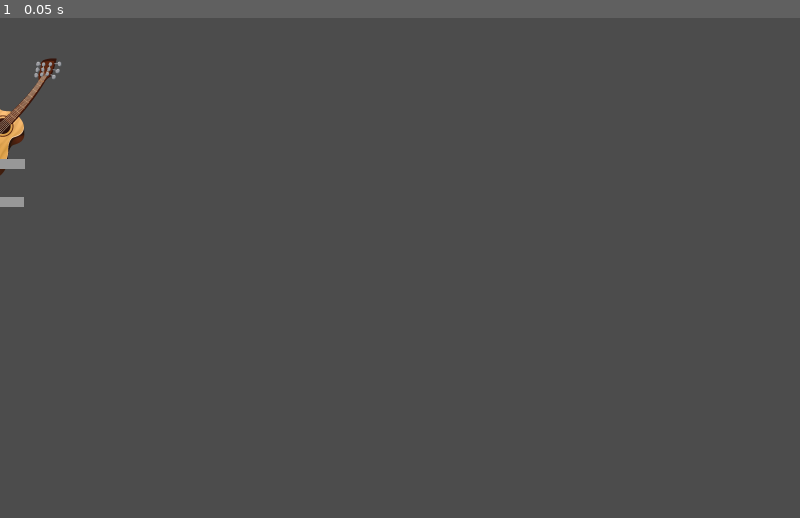
Above: before the commit, frame 1.
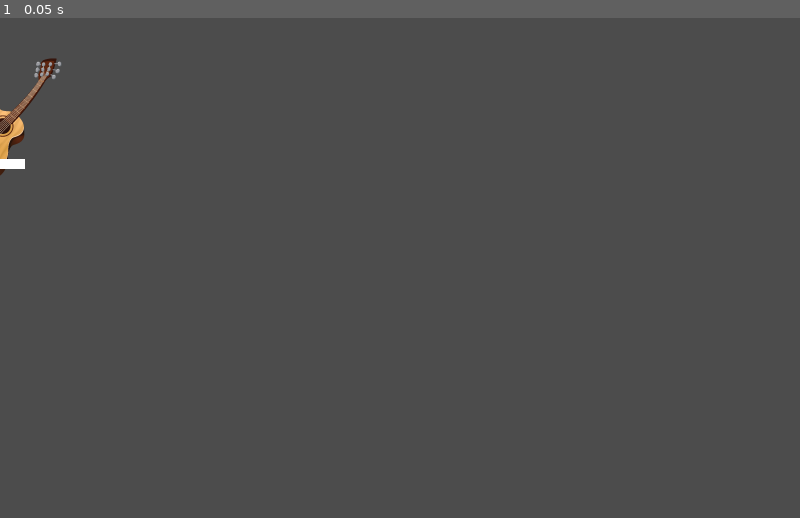
Above: after the commit, the same moment.

Repository: paralinguist/Chestral
Game: Godot game, scene res://Musician.tscn
Same seed, same stepped clock (60 frames per second), same inputs: the game is played once before the commit and once after it. This scene is started directly instead of the project's main scene.
Inputs:
- Up to frame 1 (0.05 s): no input

The runs differ from the first frame. In frame 1, 0.1% of the frame differs, in the area x 0-4%, y 28-38%.

Commit message:
Minor mods to timers + progress bars for musos

Diff:
--- a/ChestralServer.gd
+++ b/ChestralServer.gd
@@ -135,7 +135,7 @@
             clients[get_adjacent(id)].apply_int(inter_value)
         elif incoming.begins_with('sooth|'):
             var soothe_value = int(incoming.right(6))
-            clients[get_adjacent(id)].apply_soothe(soothe_value)
+            clients[get_adjacent(id)].apply_soothe(soothe_value, false)
         elif incoming.begins_with('reson|'):
             var reson_value = int(incoming.right(6))
             clients[get_adjacent(id)].apply_resonance(reson_value)
@@ -143,7 +143,6 @@
             var harmo_value = int(incoming.right(6))
             clients[get_adjacent(id)].apply_harmonics(harmo_value)
         elif incoming.begins_with('sooae|'):
-            #Need to implement this as instant
             var soothe_value = int(incoming.right(6))
             for client in clients:
                 clients[client].apply_soothe(soothe_value, true)
--- a/Musician.gd
+++ b/Musician.gd
@@ -43,11 +43,11 @@
         if harmonics <= 0:
             harmonics = 0
         else:
-            $HarmonicsLabel.visible = true
+            $Harmonics/HarmonicsLabel.visible = true
             $Harmonics.visible = true
     else:
         harmonics = harmonics_value
-    $HarmonicsLabel.text = str(harmonics)
+    $Harmonics/HarmonicsLabel.text = str(harmonics)
 
 #directly changes resonance + label bar
 func set_resonance(resonance_value, additive):
@@ -56,11 +56,11 @@
         if resonance <= 0:
             resonance = 0
         else:
-            $ResonanceLabel.visible = true
+            $Resonance/ResonanceLabel.visible = true
             $Resonance.visible = true
     else:
         resonance = resonance_value
-    $ResonanceLabel.text = str(resonance)
+    $Resonance/ResonanceLabel.text = str(resonance)
 
 #Applies interference with a timer
 func apply_int(inter_value):
@@ -96,9 +96,9 @@
         current_irritation = current_irritation - soothe_value
         if current_irritation < 0:
             current_irritation = 0
-        else:
-            set_soothe(soothe_value, true)
-            $SootheTimer.start()
+    else:
+        set_soothe(soothe_value, true)
+        $SootheTimer.start()
 
 func train(name, instrument, id):
     playername = name
@@ -117,15 +117,25 @@
         image = load(avatar_file)
         $Sprite.texture = image
 
-# Called every frame. 'delta' is the elapsed time since the previous frame.
+#TODO: check for death
 func _process(delta):
+    $Irritation.value = current_irritation
+    $Soothe.value = $SootheTimer.time_left
     $Interference.value = $IntTimer.time_left
+    $Harmonics.value = $HarmonicsTimer.time_left
+    $Resonance.value = $ResonanceTimer.time_left
     if soothe <= 0:
         $Soothe/SootheLabel.visible = false
         $Soothe.visible = false
     if interference <= 0:
         $Interference/InterferenceLabel.visible = false
         $Interference.visible = false
+    if harmonics <= 0:
+        $Harmonics/HarmonicsLabel.visible = false
+        $Harmonics.visible = false
+    if resonance <= 0:
+        $Resonance/ResonanceLabel.visible = false
+        $Resonance.visible = false
 
 func _on_IntTimer_timeout():
     set_interference(0, false)
--- a/Musician.tscn
+++ b/Musician.tscn
@@ -7,15 +7,19 @@
 bg_color = Color( 0.0784314, 0.937255, 0.329412, 1 )
 
 [sub_resource type="StyleBoxFlat" id=2]
-bg_color = Color( 0, 0, 0, 1 )
+bg_color = Color( 0, 0, 0, 0 )
 
 [sub_resource type="StyleBoxFlat" id=3]
 bg_color = Color( 0.854902, 0.521569, 0.0901961, 1 )
 
-[sub_resource type="StyleBoxFlat" id=4]
+[sub_resource type="StyleBoxFlat" id=7]
+bg_color = Color( 1, 1, 1, 1 )
 
 [sub_resource type="StyleBoxFlat" id=5]
 bg_color = Color( 0.803922, 0.305882, 0.905882, 1 )
+
+[sub_resource type="StyleBoxFlat" id=4]
+bg_color = Color( 0.6, 0.6, 0, 0 )
 
 [sub_resource type="StyleBoxFlat" id=6]
 bg_color = Color( 0.815686, 0.854902, 0.14902, 1 )
@@ -42,10 +46,9 @@
 }
 
 [node name="InterferenceLabel" type="Label" parent="Interference"]
-margin_left = 21.0
-margin_top = 1.0
-margin_right = 79.0
-margin_bottom = 21.0
+margin_left = 25.0
+margin_right = 83.0
+margin_bottom = 20.0
 __meta__ = {
 "_edit_use_anchors_": false
 }
@@ -58,17 +61,16 @@
 custom_colors/font_color = Color( 0.87451, 0.572549, 0.0509804, 1 )
 custom_styles/fg = SubResource( 1 )
 custom_styles/bg = SubResource( 2 )
-max_value = 20.0
+max_value = 5.0
 percent_visible = false
 __meta__ = {
 "_edit_use_anchors_": false
 }
 
 [node name="SootheLabel" type="Label" parent="Soothe"]
-margin_left = 4.0
-margin_top = 4.0
-margin_right = 44.0
-margin_bottom = 27.0
+margin_left = 25.0
+margin_right = 65.0
+margin_bottom = 23.0
 text = "0"
 __meta__ = {
 "_edit_use_anchors_": false
@@ -80,20 +82,20 @@
 margin_right = 50.0
 margin_bottom = 302.0
 custom_styles/fg = SubResource( 3 )
-custom_styles/bg = SubResource( 4 )
+custom_styles/bg = SubResource( 7 )
 percent_visible = false
 __meta__ = {
 "_edit_use_anchors_": false
 }
 
 [node name="Harmonics" type="ProgressBar" parent="."]
-margin_left = -52.0
-margin_top = 358.0
-margin_right = 48.0
-margin_bottom = 378.0
+margin_left = 60.0
+margin_top = 300.0
+margin_right = 160.0
+margin_bottom = 320.0
 custom_styles/fg = SubResource( 5 )
 custom_styles/bg = SubResource( 4 )
-value = 50.0
+max_value = 5.0
 percent_visible = false
 __meta__ = {
 "_edit_use_anchors_": false
@@ -101,21 +103,20 @@
 
 [node name="HarmonicsLabel" type="Label" parent="Harmonics"]
 margin_left = 25.0
-margin_top = -1.0
 margin_right = 77.0
-margin_bottom = 19.0
+margin_bottom = 20.0
 __meta__ = {
 "_edit_use_anchors_": false
 }
 
 [node name="Resonance" type="ProgressBar" parent="."]
-margin_left = -52.0
-margin_top = 358.0
-margin_right = 48.0
-margin_bottom = 378.0
+margin_left = -160.0
+margin_top = 300.0
+margin_right = -60.0
+margin_bottom = 320.0
 custom_styles/fg = SubResource( 6 )
 custom_styles/bg = SubResource( 4 )
-value = 50.0
+max_value = 5.0
 percent_visible = false
 __meta__ = {
 "_edit_use_anchors_": false
@@ -123,9 +124,8 @@
 
 [node name="ResonanceLabel" type="Label" parent="Resonance"]
 margin_left = 25.0
-margin_top = -1.0
 margin_right = 77.0
-margin_bottom = 19.0
+margin_bottom = 20.0
 __meta__ = {
 "_edit_use_anchors_": false
 }
Not shown: 1 places in Musician.tscn that only renumber resources
